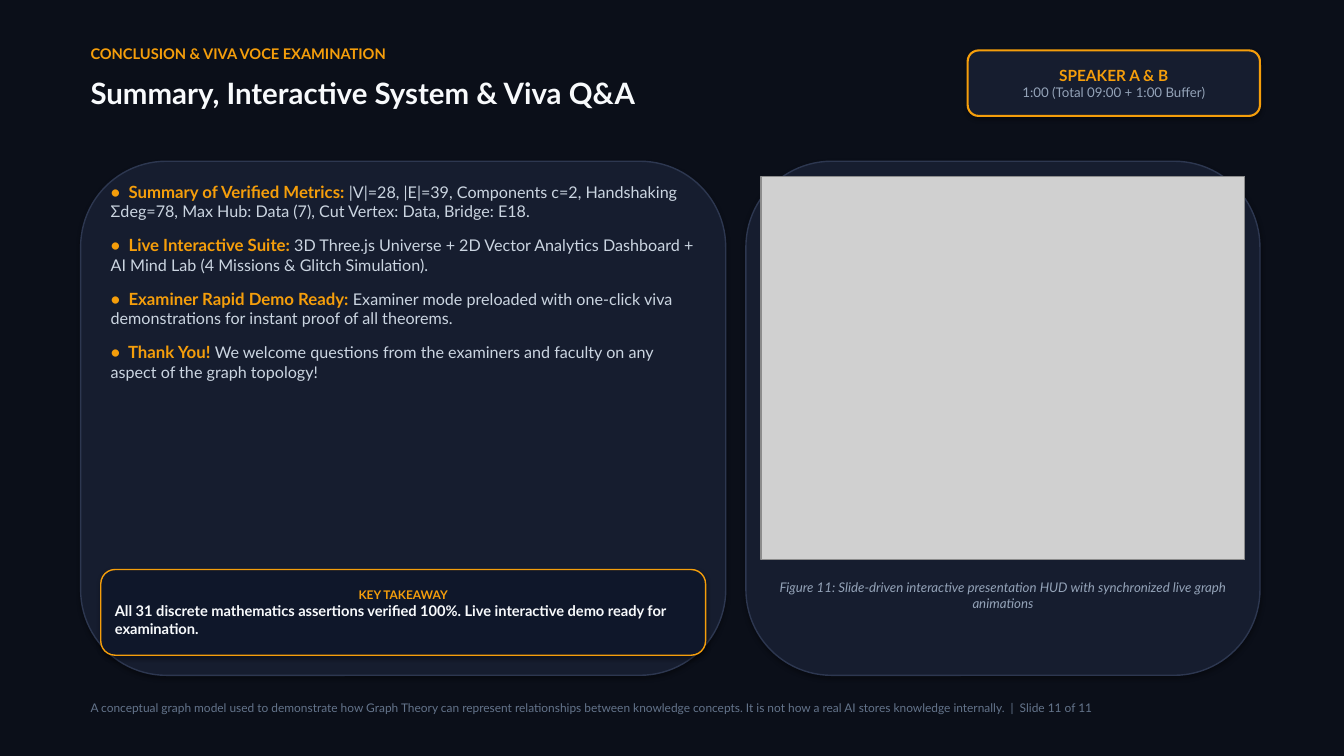
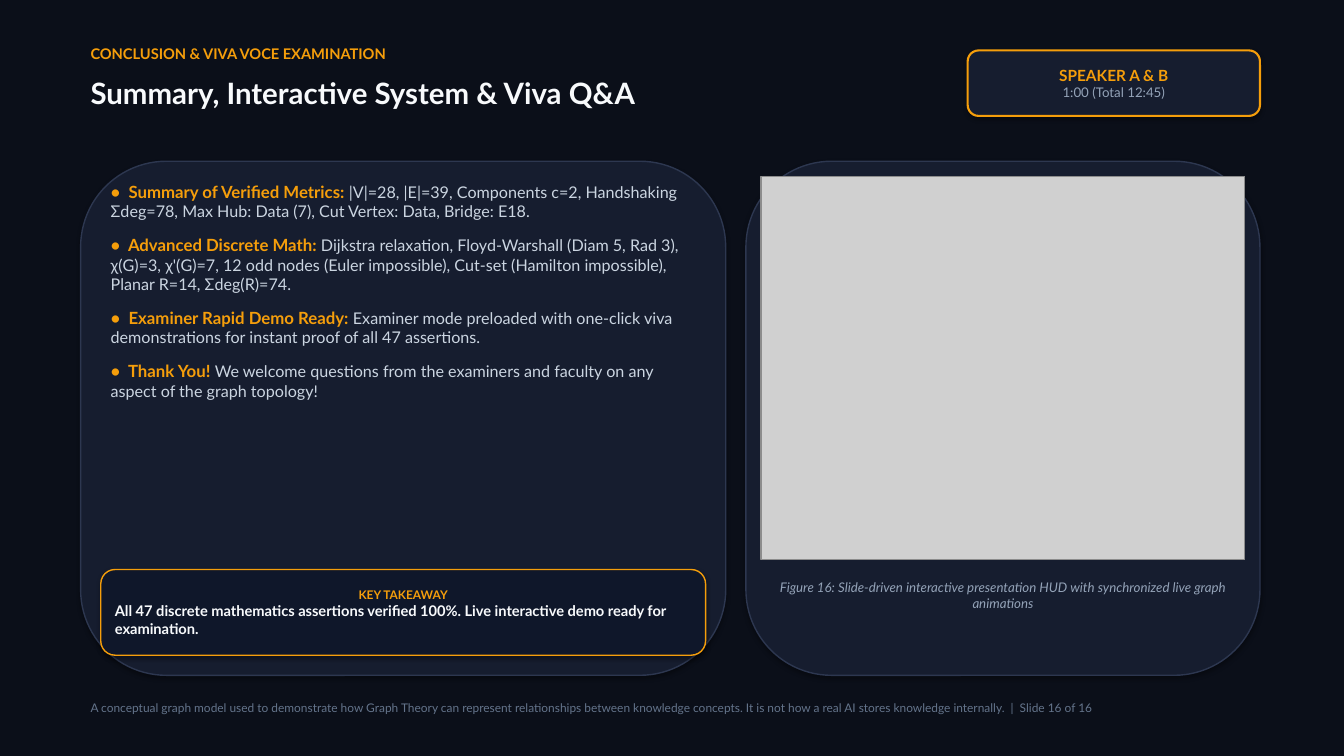
Before and after one commit to Vaibhav007-star/Inside-An-AI-s-Mind, a slide deck: slide 16 of Inside_An_AIs_Mind_Presentation.pptx (slide 11 before the commit). Drawn at 1344x756 pixels with LibreOffice and Linux fonts; fonts in the diff are those of the drawing; grey boxes stand for pictures. Boxes give left, top, right and bottom in pixels: in the first picture for what was removed or moved away, otherwise in the second. Text is boxed around its words. In the diff, an @@ line names an element or a change of style, - is before the commit and + after.

Commit message:
feat: integrate advanced discrete mathematics topics, interactive algorithms drawer, examiner demos, and 16-slide presentation deck

```diff
--- a/Inside_An_AIs_Mind_Presentation.pptx
+++ b/Inside_An_AIs_Mind_Presentation.pptx
@@ text in rounded rectangle at bbox=[1063, 87, 1165, 99]: text changed @@
-1:00 (Total 09:00 + 1:00 Buffer)
+1:00 (Total 12:45)
@@ text at bbox=[111, 238, 678, 346]: text changed @@
-• Live Interactive Suite: 3D Three.js Universe + 2D Vector Analytics Dashboard + AI Mind Lab (4 Missions & Glitch Simulation).
-• Examiner Rapid Demo Ready: Examiner mode preloaded with one-click viva demonstrations for instant proof of all theorems.
+• Advanced Discrete Math: Dijkstra relaxation, Floyd-Warshall (Diam 5, Rad 3), χ(G)=3, χ'(G)=7, 12 odd nodes (Euler impossible), Cut-set (Hamilton impossible), Planar R=14, Σdeg(R)=74.
+• Examiner Rapid Demo Ready: Examiner mode preloaded with one-click viva demonstrations for instant proof of all 47 assertions.
@@ text at bbox=[780, 582, 1225, 608]: text changed @@
-Figure 11: Slide-driven interactive presentation HUD with synchronized live graph animations
+Figure 16: Slide-driven interactive presentation HUD with synchronized live graph animations
@@ text in rounded rectangle at bbox=[115, 605, 666, 634]: text changed @@
-All 31 discrete mathematics assertions verified 100%. Live interactive demo ready for examination.
+All 47 discrete mathematics assertions verified 100%. Live interactive demo ready for examination.
@@ text at bbox=[91, 703, 1092, 714]: text changed @@
-A conceptual graph model used to demonstrate how Graph Theory can represent relationships between knowledge concepts. It is not how a real AI stores knowledge internally. | Slide 11 of 11
+A conceptual graph model used to demonstrate how Graph Theory can represent relationships between knowledge concepts. It is not how a real AI stores knowledge internally. | Slide 16 of 16
```
Also in this commit, not shown: 10 other slides changed, 5 slides added, 7 other files.
